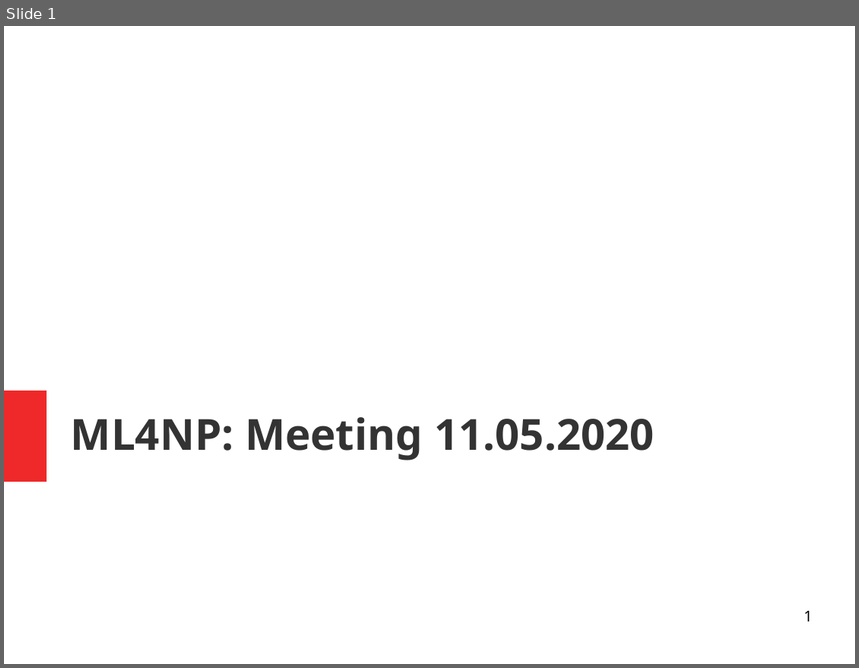
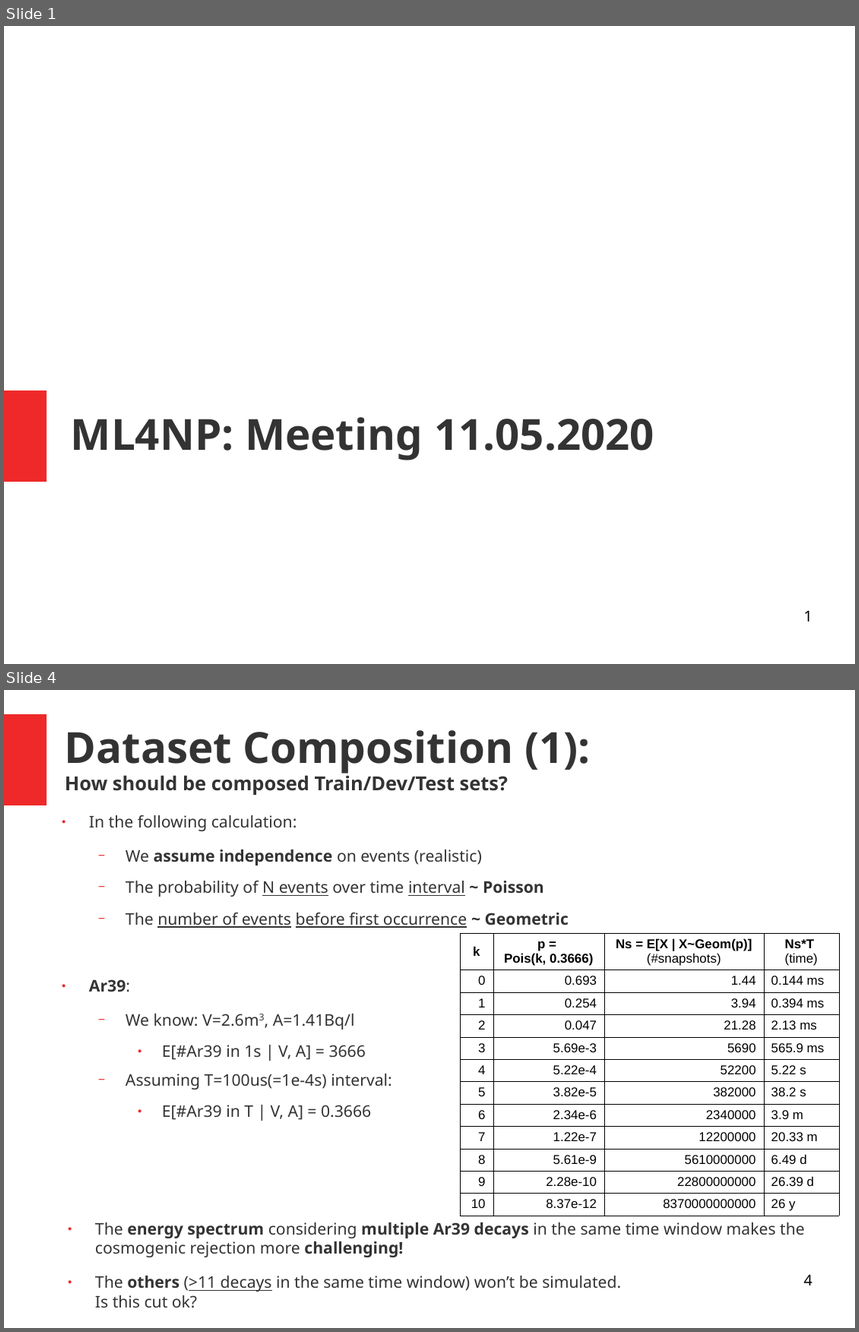
Before and after one commit to luigiberducci/ML4NP, a slide deck: Docs/meeting_ml4np_11mag2020.odp. Shown one above the other, each under a label of ours: slide 1 before the commit, slides 1 and 4 after it; the slides between them are not shown. The pictures are 859x668 and 859x1332 pixels, drawn with LibreOffice and Linux fonts; fonts in the diff are those of the drawing. Boxes give left, top, right and bottom in pixels: in the first picture for what was removed or moved away, otherwise in the second. Text is boxed around its words. In the diff, an @@ line names an element or a change of style, - is before the commit and + after.

```diff
--- a/Docs/meeting_ml4np_11mag2020.odp
+++ b/Docs/meeting_ml4np_11mag2020.odp
@@ slide 4 added at bbox=[4, 690, 855, 1328], background #FFFFFF @@
@@ rectangle added at bbox=[4, 714, 47, 805], fill #EF2929 @@
@@ title added at bbox=[65, 730, 591, 795], 18 pt, text #333333, bold @@
+Dataset Composition (1):
+How should be composed Train/Dev/Test sets?
@@ text added at bbox=[89, 815, 569, 928], 15 pt, text #333333 @@
+● In the following calculation:
+  − We assume independence on events (realistic)
+  − The probability of N events over time interval ~ Poisson
+  − The number of events before first occurrence ~ Geometric
@@ text added at bbox=[126, 850, 485, 1120], 15 pt, text #333333 @@
+● Ar39:
+  − We know: V=2.6m3, A=1.41Bq/l
+    ● E[#Ar39 in 1s | V, A] = 3666
+  − Assuming T=100us(=1e-4s) interval:
+    ● E[#Ar39 in T | V, A] = 0.3666
@@ table added at bbox=[460, 933, 839, 1216], 12 rows, 4 columns @@
+k | p = Pois(k, 0.3666) | Ns = E[X | X~Geom(p)] (#snapshots) | Ns*T / (time)
+0 | 0.693 | 1.44 | 0.144 ms
+1 | 0.254 | 3.94 | 0.394 ms
+2 | 0.047 | 21.28 | 2.13 ms
+3 | 5.69e-3 | 5690 | 565.9 ms
+4 | 5.22e-4 | 52200 | 5.22 s
+5 | 3.82e-5 | 382000 | 38.2 s
+6 | 2.34e-6 | 2340000 | 3.9 m
+7 | 1.22e-7 | 12200000 | 20.33 m
+8 | 5.61e-9 | 5610000000 | 6.49 d
+9 | 2.28e-10 | 22800000000 | 26.39 d
+10 | 8.37e-12 | 8370000000000 | 26 y
@@ text added at bbox=[95, 1223, 805, 1309], 15 pt, text #333333 @@
+● The energy spectrum considering multiple Ar39 decays in the same time window makes the cosmogenic rejection more challenging!
+● The others (>11 decays in the same time window) won’t be simulated.
+  Is this cut ok?
@@ page number added at bbox=[804, 1274, 813, 1286], 14 pt, text #000000 @@
+4
```
Also in this commit, not shown: 5 slides changed, 2 other slides added, 8 slides removed.
